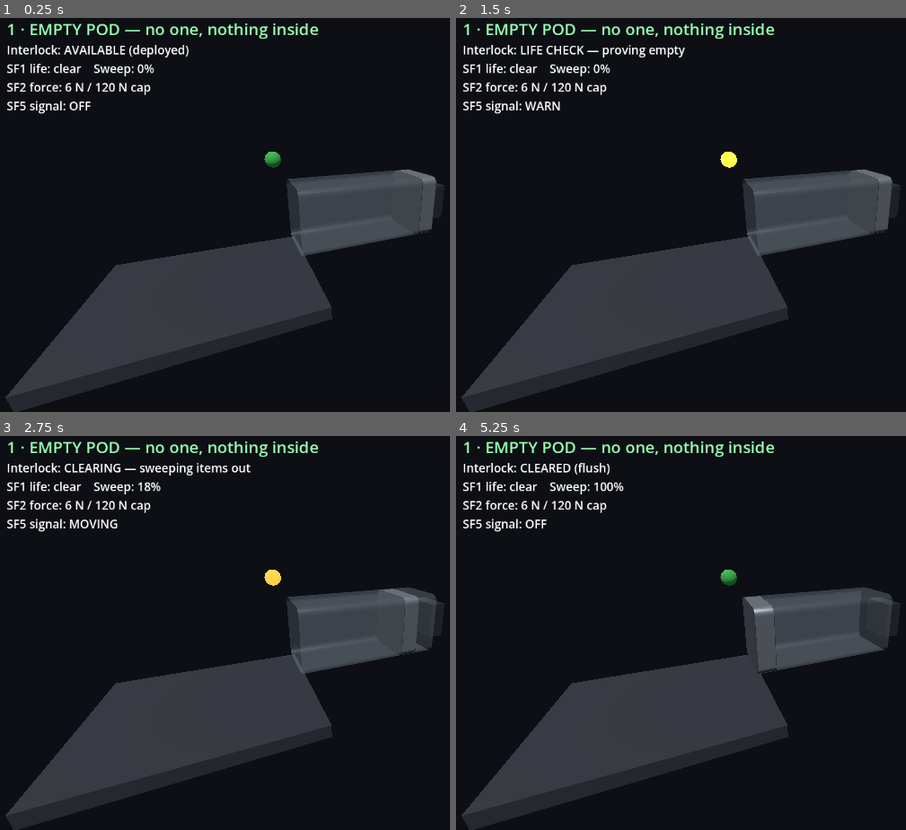
Above: before the commit, frames 1-4 (two rows, left to right).
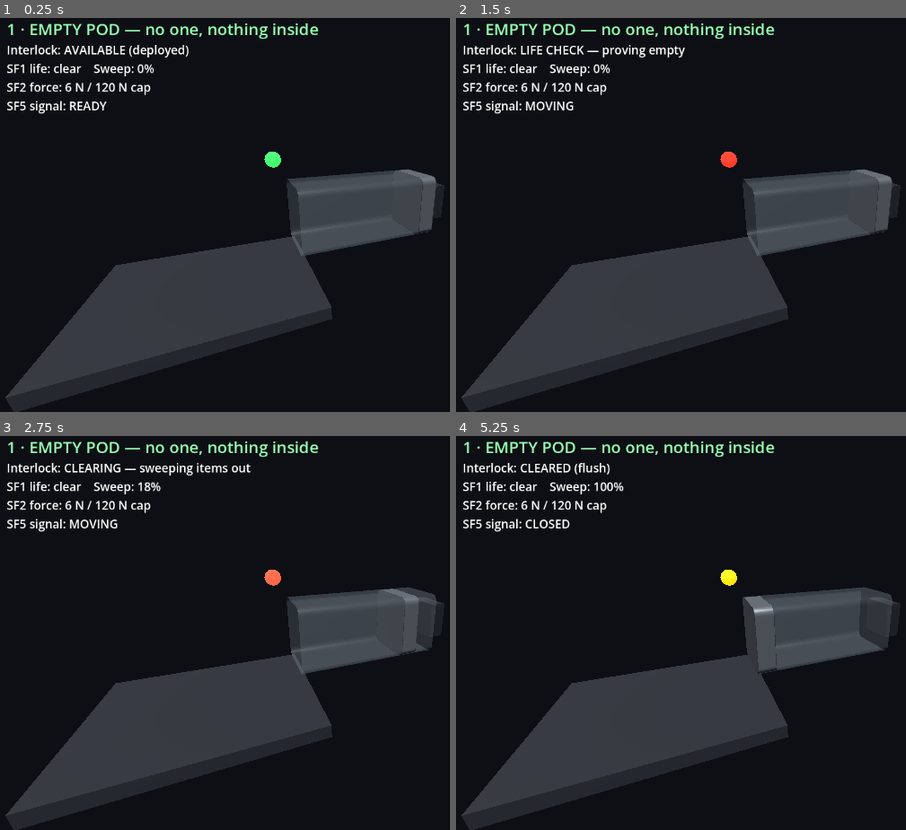
Above: after the commit, the same moments.

Repository: StrayEddy/HiveCell
Game: Godot game, scene res://physics_demo.tscn
Same seed, same stepped clock (60 frames per second), same inputs: the game is played once before the commit and once after it.
Inputs:
- Up to frame 1 (0.25 s): no input
- Up to frame 2 (1.5 s): tap Enter at 0.5 s; tap Space at 0.77, 1.25 s
- Up to frame 3 (2.75 s): tap Space at 1.52 s
- Up to frame 4 (5.25 s): tap Space at 3.02, 3.77, 4.52 s

The runs differ from the first frame. In frame 1, 0.2% of the frame differs, in the area x 15-63%, y 21-39%; in frame 2, 0.3%; in frame 3, 0.1%; in frame 4, 0.3%.

Commit message:
SF5 signalling: state-semantic colours (green ready / red move / orange closed)
Remap the beacon from generic OFF/WARN/MOVING to meanings tied to state:
- GREEN  = READY  (AVAILABLE / deployed, ready to occupy)
- RED    = MOVING (about to move, moving, or the occupied alarm) -- blinks fast
           while actually moving, slow while about to move / alerting
- ORANGE = CLOSED (CLEARED_HOLD, flush)
HUD/label labels and docs (SAFETY.md, README) updated to match.

Co-Authored-By: Claude Opus 4.8 <noreply@anthropic.com>

Diff:
--- a/godot/digital_twin.gd
+++ b/godot/digital_twin.gd
@@ -202,7 +202,7 @@
 		SafetyInterlock.State.BLOCKED_OCCUPIED: "BLOCKED: life detected -> alert human",
 	}
 	var verdict := ("OCCUPIED" if il.life_present() else "clear")
-	var sig = ["OFF", "WARN", "MOVING"][il.signal_level()]
+	var sig = ["READY", "MOVING", "CLOSED"][il.signal_level()]
 	var real_elapsed := int(round(progress * retract_real))
 	label.text = "HiveCell digital twin   [Space] pause\nState: %s\nInterlock: %s   (fault=%s, bag=%s)\nSweep: %d%%   (~%ds of %ds real)\nSF5 signal: %s   Piston X: %+.2f m" % [
 		names[il.state], verdict, str(sensor_fault), str(bag_present),
--- a/godot/physics_demo.gd
+++ b/godot/physics_demo.gd
@@ -356,15 +356,19 @@
 
 
 func _update_beacon() -> void:
-	# SF5: green idle, amber warning (about to move / blocked), red while moving.
+	# SF5: green = ready to occupy, red = about to move / moving, orange = closed.
 	var lvl := il.signal_level()
-	var col := Color(0.2, 0.6, 0.25)
+	var col := Color(0.15, 0.75, 0.25)          # READY: green
 	var rate := 0.0
-	if lvl == SafetyInterlock.SignalLevel.WARN:
-		col = Color(1.0, 0.7, 0.1); rate = 2.5
-	elif lvl == SafetyInterlock.SignalLevel.MOVING:
-		col = Color(1.0, 0.3, 0.1); rate = 7.0
-	var energy := 0.35
+	if lvl == SafetyInterlock.SignalLevel.MOVING:
+		col = Color(0.95, 0.15, 0.1)            # red
+		# blink fast while actually moving, slow while about to move / alerting
+		var moving := il.state == SafetyInterlock.State.CLEARING \
+			or il.state == SafetyInterlock.State.REDEPLOY
+		rate = 7.0 if moving else 2.0
+	elif lvl == SafetyInterlock.SignalLevel.CLOSED:
+		col = Color(1.0, 0.55, 0.05)            # orange
+	var energy := 1.6
 	if rate > 0.0:
 		var t := Time.get_ticks_msec() / 1000.0
 		energy = 0.6 + 2.4 * (0.5 + 0.5 * sin(t * rate * TAU))   # blink
@@ -388,7 +392,7 @@
 	title_label.add_theme_color_override("font_color",
 		Color(1, 0.5, 0.45) if (life or over) else Color(0.6, 1, 0.7))
 	var force_note := "  !! OVER LIMIT -> STOP & REVERSE" if over else ""
-	var sig = ["OFF", "WARN", "MOVING"][il.signal_level()]
+	var sig = ["READY", "MOVING", "CLOSED"][il.signal_level()]
 	status_label.text = "Interlock: %s\nSF1 life: %s    Sweep: %d%%\nSF2 force: %d N / %d N cap%s\nSF5 signal: %s" % [
 		names[il.state], ("DETECTED" if life else "clear"), int(round(il.progress * 100.0)),
 		int(round(drive_load)), int(SAFE_CONTACT_N), force_note, sig
--- a/godot/safety_interlock.gd
+++ b/godot/safety_interlock.gd
@@ -11,7 +11,7 @@
 ## back to the safe deployed position.
 
 enum State { AVAILABLE, LIFE_CHECK, CLEARING, CLEARED_HOLD, REDEPLOY, BLOCKED_OCCUPIED }
-enum SignalLevel { OFF, WARN, MOVING }   # SF5 signalling: what the warning light/sound shows
+enum SignalLevel { READY, MOVING, CLOSED }   # SF5 signalling: green / red / orange
 
 var profile := SoftProfile.new()    # SF5 soft velocity profile (shapes the sweep)
 
@@ -51,15 +51,16 @@
 	return state == State.CLEARING
 
 
-## SF5 signalling: what the warning light/sound should indicate right now.
+## SF5 signalling: green = ready to occupy, red = about to move / moving / alerting,
+## orange = closed (flush).
 func signal_level() -> int:
 	match state:
-		State.LIFE_CHECK, State.BLOCKED_OCCUPIED:
-			return SignalLevel.WARN     # about to move, or holding + alerting a human
-		State.CLEARING, State.REDEPLOY:
-			return SignalLevel.MOVING
+		State.AVAILABLE:
+			return SignalLevel.READY     # green: deployed, ready to occupy
+		State.CLEARED_HOLD:
+			return SignalLevel.CLOSED     # orange: closed / flush
 		_:
-			return SignalLevel.OFF
+			return SignalLevel.MOVING     # red: about to move, moving, or alerting
 
 
 func step(delta: float) -> void:
Not shown, changed: README.md
Not shown, changed: docs/SAFETY.md
